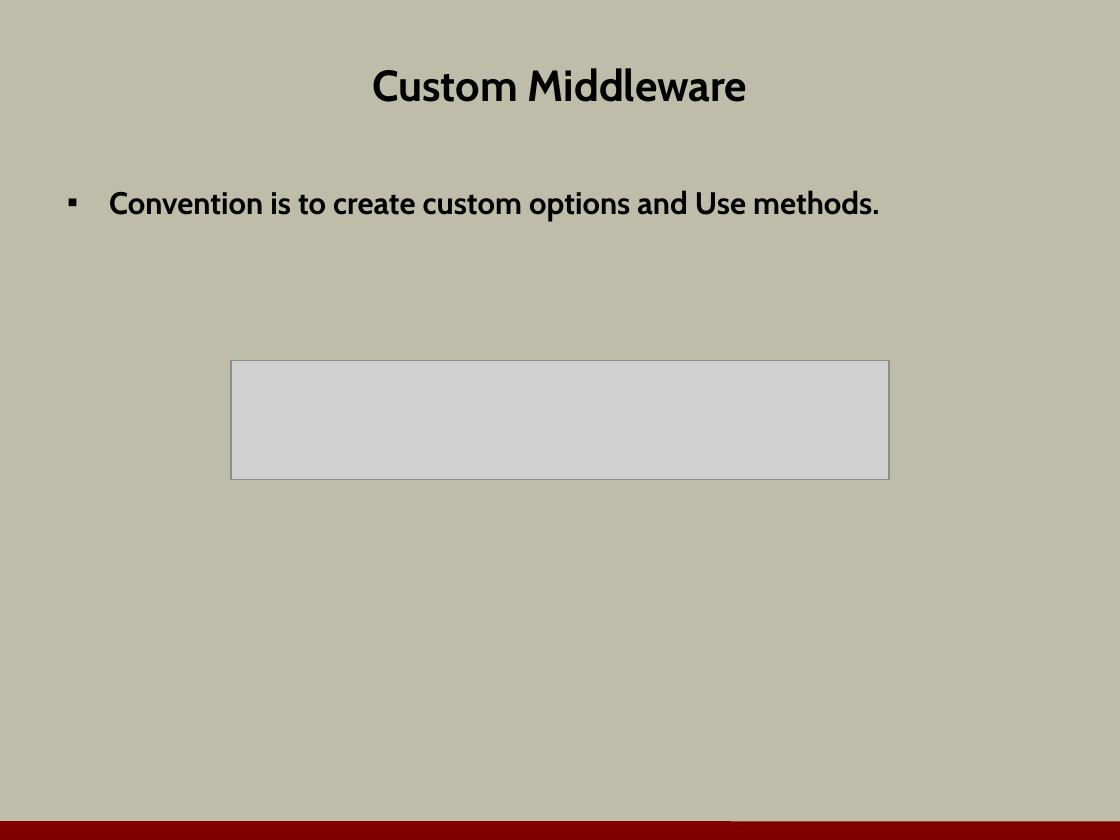
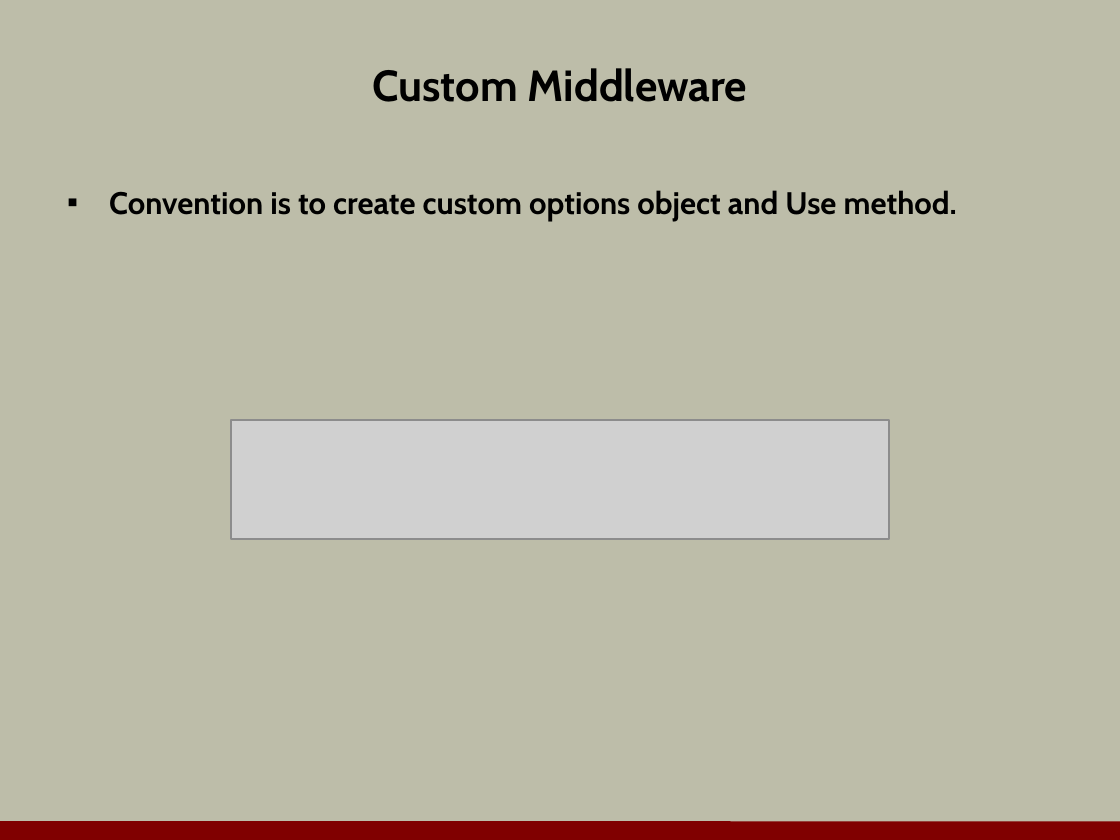
Before and after one commit to OdeToCode/classes, a slide deck: slide 18 of aspnet5/slides/a1_middleware.pptx (slide 14 before the commit). Drawn at 1120x840 pixels with LibreOffice and Linux fonts; fonts in the diff are those of the drawing; grey boxes stand for pictures; background and template pictures are left out. Boxes give left, top, right and bottom in pixels: in the first picture for what was removed or moved away, otherwise in the second. Text is boxed around its words. In the diff, an @@ line names an element or a change of style, - is before the commit and + after.

Commit message:
middleware slides

```diff
--- a/aspnet5/slides/a1_middleware.pptx
+++ b/aspnet5/slides/a1_middleware.pptx
@@ text at (109,190,957,221): text changed @@
-▪ Convention is to create custom options and Use methods.
+▪ Convention is to create custom options object and Use method.
@@ picture: place and size @@
-picture at (231,361,889,479)
+picture at (231,420,889,539)
```
Also in this commit, not shown: 6 other slides changed, 23 slides added, 11 slides removed.
